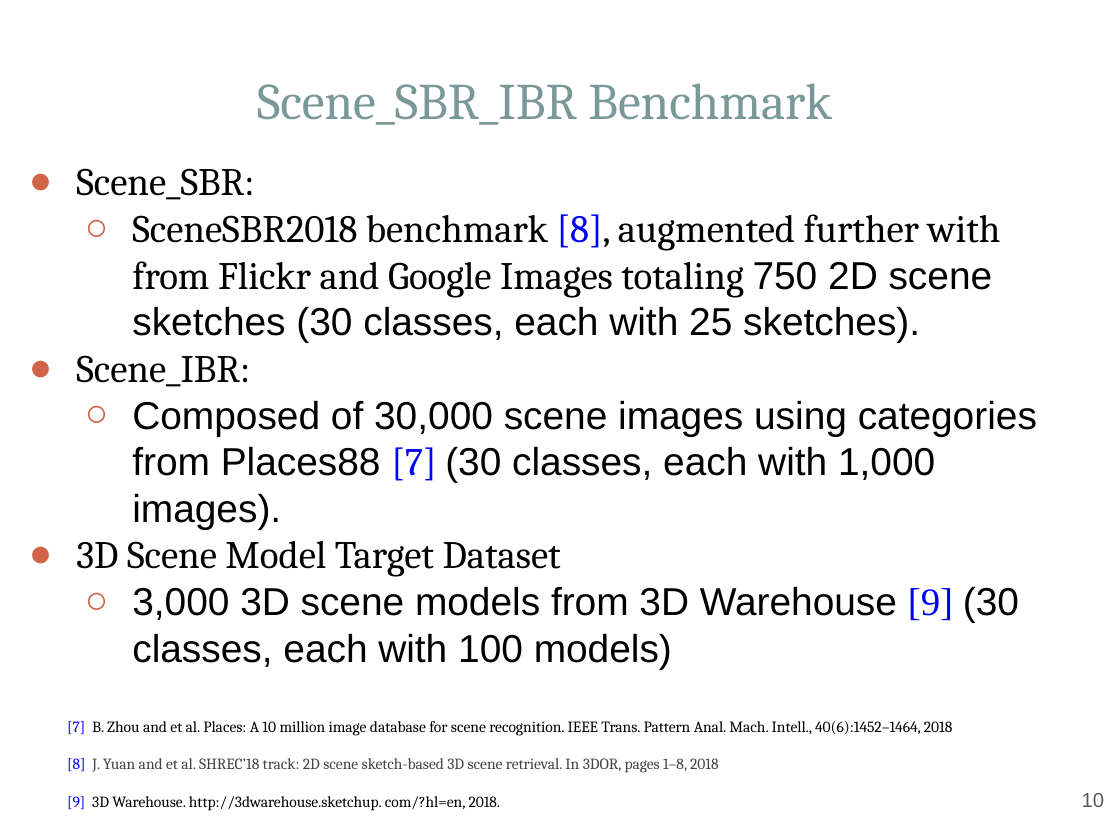
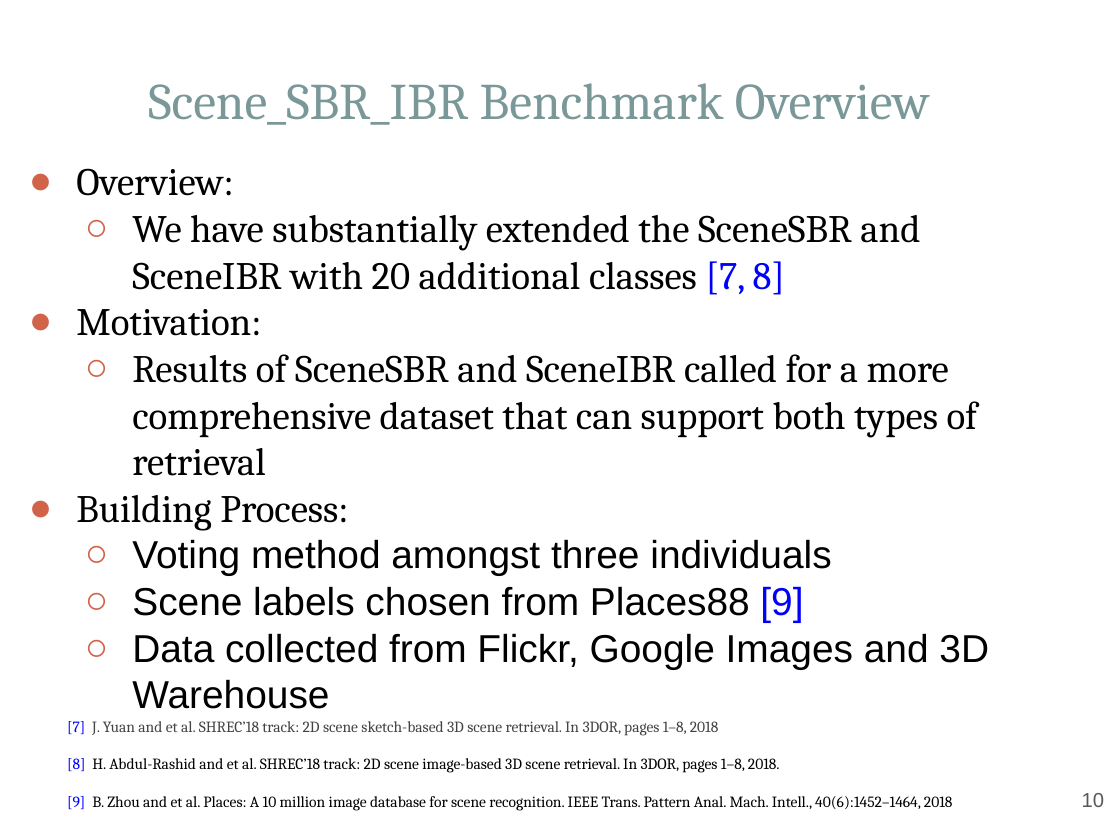
Before and after one commit to Hammania689/shrec_2019, a slide deck: slide 10 of mipr_slides/MIPR.pptx. Drawn at 1120x840 pixels with LibreOffice and Linux fonts; fonts in the diff are those of the drawing. Boxes give left, top, right and bottom in pixels: in the first picture for what was removed or moved away, otherwise in the second. Text is boxed around its words. In the diff, an @@ line names an element or a change of style, - is before the commit and + after.

```diff
--- a/mipr_slides/MIPR.pptx
+++ b/mipr_slides/MIPR.pptx
@@ text at (148,83,930,125): text changed @@
-Scene_SBR_IBR Benchmark
+Scene_SBR_IBR Benchmark Overview
@@ text at (76,168,989,709): text changed; font Arial to Cambria @@
-● Scene_SBR:
-  ○ SceneSBR2018 benchmark [8], augmented further with from Flickr and Google Images totaling 750 2D scene sketches (30 classes, each with 25 sketches).
-● Scene_IBR:
-  ○ Composed of 30,000 scene images using categories from Places88 [7] (30 classes, each with 1,000 images).
-● 3D Scene Model Target Dataset
-  ○ 3,000 3D scene models from 3D Warehouse [9] (30 classes, each with 100 models)
+● Overview:
+  ○ We have substantially extended the SceneSBR and SceneIBR with 20 additional classes [7, 8]
+● Motivation:
+  ○ Results of SceneSBR and SceneIBR called for a more comprehensive dataset that can support both types of retrieval
+● Building Process:
+  ○ Voting method amongst three individuals
+  ○ Scene labels chosen from Places88 [9]
+  ○ Data collected from Flickr, Google Images and 3D Warehouse
@@ text at (67,721,952,811): text changed @@
-[7] B. Zhou and et al. Places: A 10 million image database for scene recognition. IEEE Trans. Pattern Anal. Mach. Intell., 40(6):1452–1464, 2018
-[8] J. Yuan and et al. SHREC’18 track: 2D scene sketch-based 3D scene retrieval. In 3DOR, pages 1–8, 2018
-[9] 3D Warehouse. http://3dwarehouse.sketchup. com/?hl=en, 2018.
+[7] J. Yuan and et al. SHREC’18 track: 2D scene sketch-based 3D scene retrieval. In 3DOR, pages 1–8, 2018
+[8] H. Abdul-Rashid and et al. SHREC’18 track: 2D scene image-based 3D scene retrieval. In 3DOR, pages 1–8, 2018.
+[9] B. Zhou and et al. Places: A 10 million image database for scene recognition. IEEE Trans. Pattern Anal. Mach. Intell., 40(6):1452–1464, 2018
```
Also in this commit, not shown: 3 other slides changed, 3 other files.
